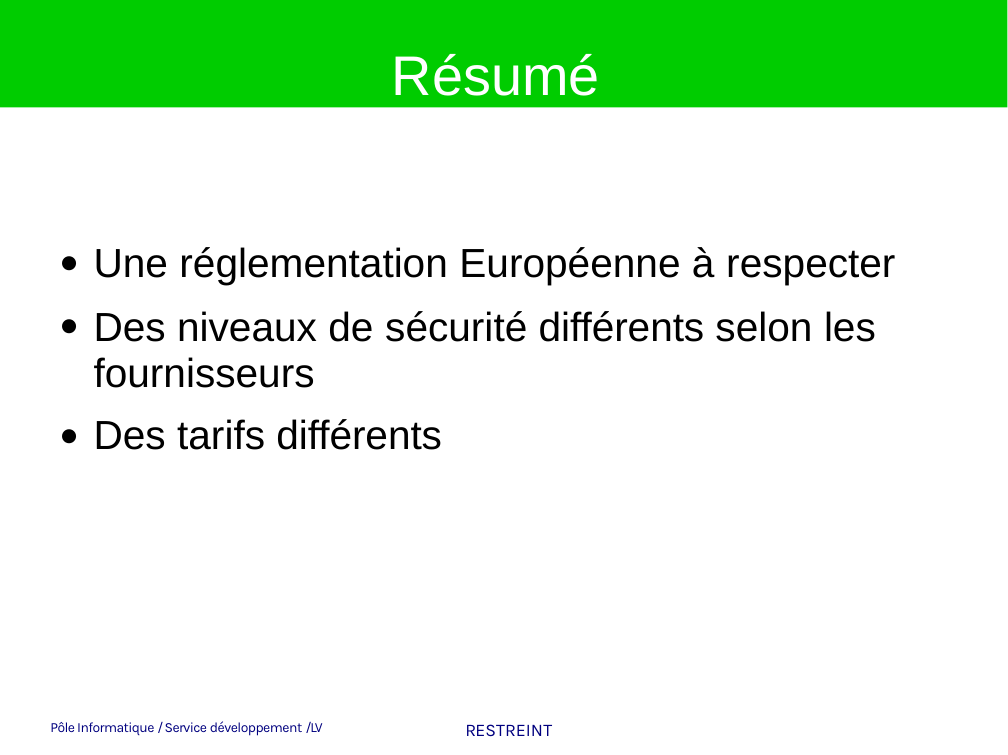
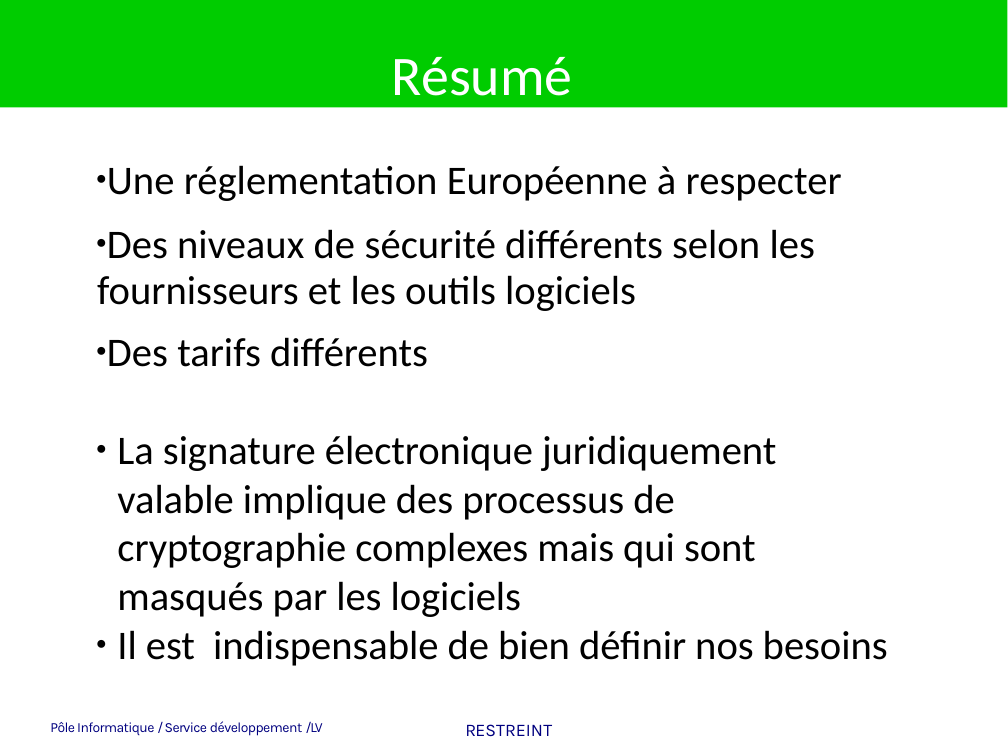
Before and after one commit to heylve/current, a slide deck: slide 11 of Presentations/la_signature_electronique_cest_quoi.odp. Drawn at 1008x755 pixels with LibreOffice and Linux fonts; fonts in the diff are those of the drawing; background and template pictures are left out. Boxes give left, top, right and bottom in pixels: in the first picture for what was removed or moved away, otherwise in the second. Text is boxed around its words. In the diff, an @@ line names an element or a change of style, - is before the commit and + after.

Commit message:
signature elect

```diff
--- a/Presentations/la_signature_electronique_cest_quoi.odp
+++ b/Presentations/la_signature_electronique_cest_quoi.odp
@@ title "Résumé" at (392,57,573,108): font Arial to Calibri @@
@@ text "Une réglementation Européenne à respecter": place and size @@
-text "Une réglementation Européenne à respecter" at (94,247,895,450)
+text "Une réglementation Européenne à respecter" at (97,165,888,666)
@@ text at (107,165,842,367): font Arial to Calibri in "Une réglementation Européenne à respecter", "Des tarifs différents"; bullet none to ● @@
@@ text at (97,229,815,311): text changed; font Arial to Calibri @@
-Des niveaux de sécurité différents selon les fournisseurs
+● Des niveaux de sécurité différents selon les fournisseurs et les outils logiciels
@@ text removed at (60,249,78,272) @@
-●
@@ text removed at (60,313,78,335) @@
-●
@@ text removed at (60,421,78,444) @@
-●
@@ text at (117,435,888,666): paragraphs added @@
+● La signature électronique juridiquement valable implique des processus de cryptographie complexes mais qui sont masqués par les logiciels
+● Il est indispensable de bien définir nos besoins
```
Also in this commit, not shown: 10 other slides changed, 1 slide added, 2 slides removed, 5 other files.
